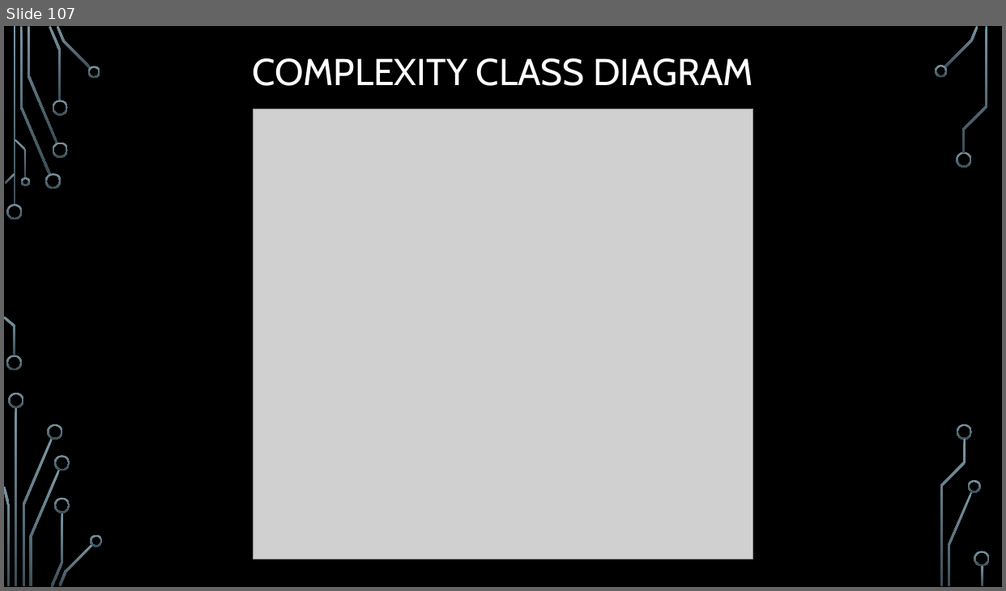
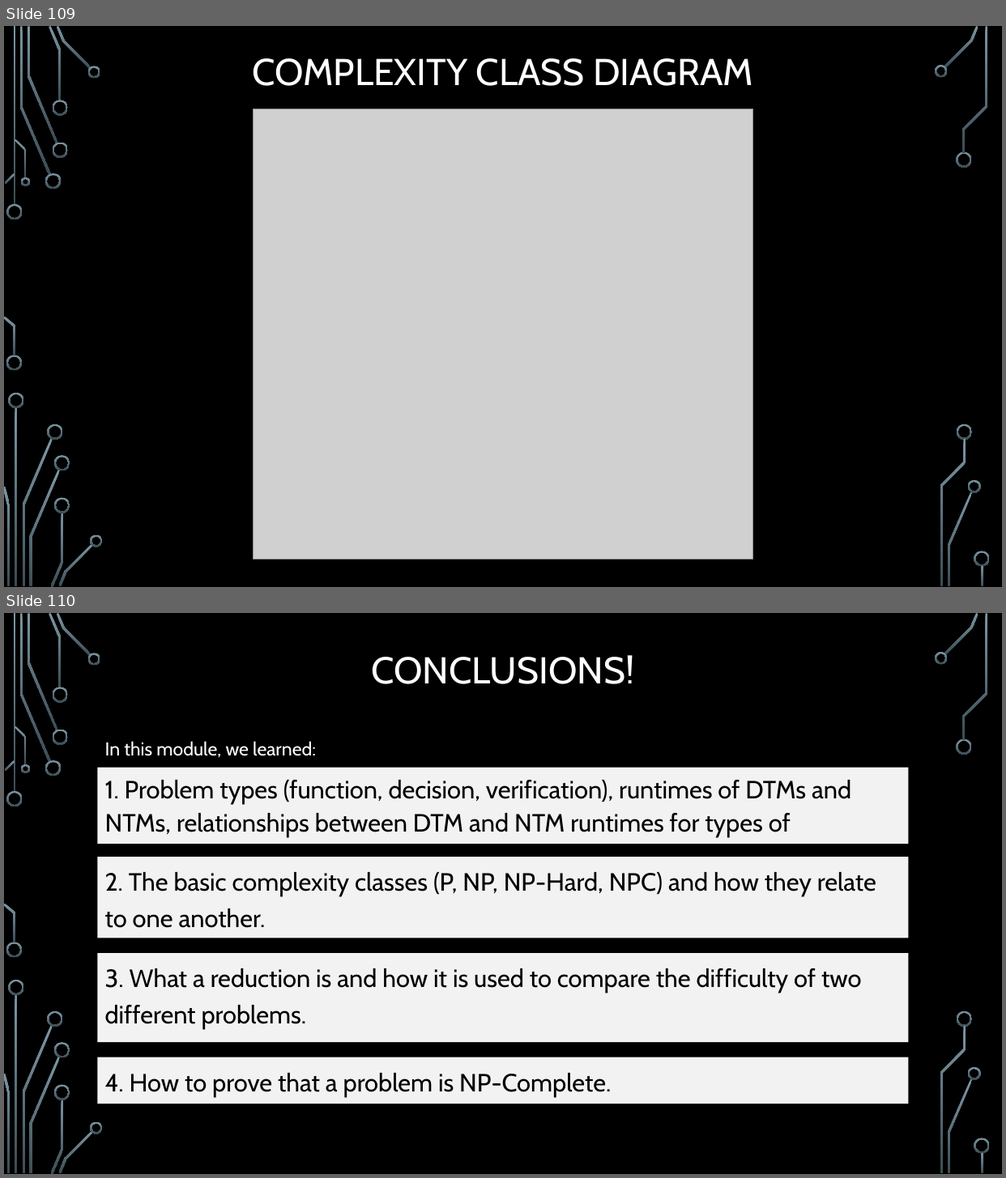
Before and after one commit to markfloryan/dmt2, a slide deck: slides/05-ComplexityTheory.pptx. Shown one above the other, each under a label of ours: slide 107 before the commit, slides 109 and 110 after it. The pictures are 1006x591 and 1006x1178 pixels, drawn with LibreOffice and Linux fonts; fonts in the diff are those of the drawing; grey boxes stand for pictures; background and template pictures are left out. Boxes give left, top, right and bottom in pixels: in the first picture for what was removed or moved away, otherwise in the second. Text is boxed around its words. In the diff, an @@ line names an element or a change of style, - is before the commit and + after.

```diff
--- a/slides/05-ComplexityTheory.pptx
+++ b/slides/05-ComplexityTheory.pptx
@@ slide 110 added at (4, 613, 1002, 1174), background picture (left out); not listed: 36 template elements that a slide beside it also shows @@
@@ title added at (371, 655, 634, 684), 36 pt, text #FFFFFF @@
+CONCLUSIONS!
@@ text added at (105, 741, 316, 757), 18 pt, text #FFFFFF @@
+In this module, we learned:
@@ text added at (98, 767, 908, 844), fill #F2F2F2, 24 pt, text #000000 @@
+1. Problem types (function, decision, verification), runtimes of DTMs and NTMs, relationships between DTM and NTM runtimes for types of problems.
@@ rectangle added at (98, 857, 908, 939), fill #F2F2F2, 24 pt, text #000000 @@
+2. The basic complexity classes (P, NP, NP-Hard, NPC) and how they relate to one another.
@@ rectangle added at (98, 954, 908, 1043), fill #F2F2F2, 24 pt, text #000000 @@
+3. What a reduction is and how it is used to compare the difficulty of two different problems.
@@ rectangle added at (98, 1058, 908, 1104), fill #F2F2F2, 24 pt, text #000000 @@
+4. How to prove that a problem is NP-Complete.
@@ what was slide 107 is now slide 109 @@
```
Also in this commit, not shown: 9 slides changed, 1 other slide added, 1 slide removed, 4 other files.
